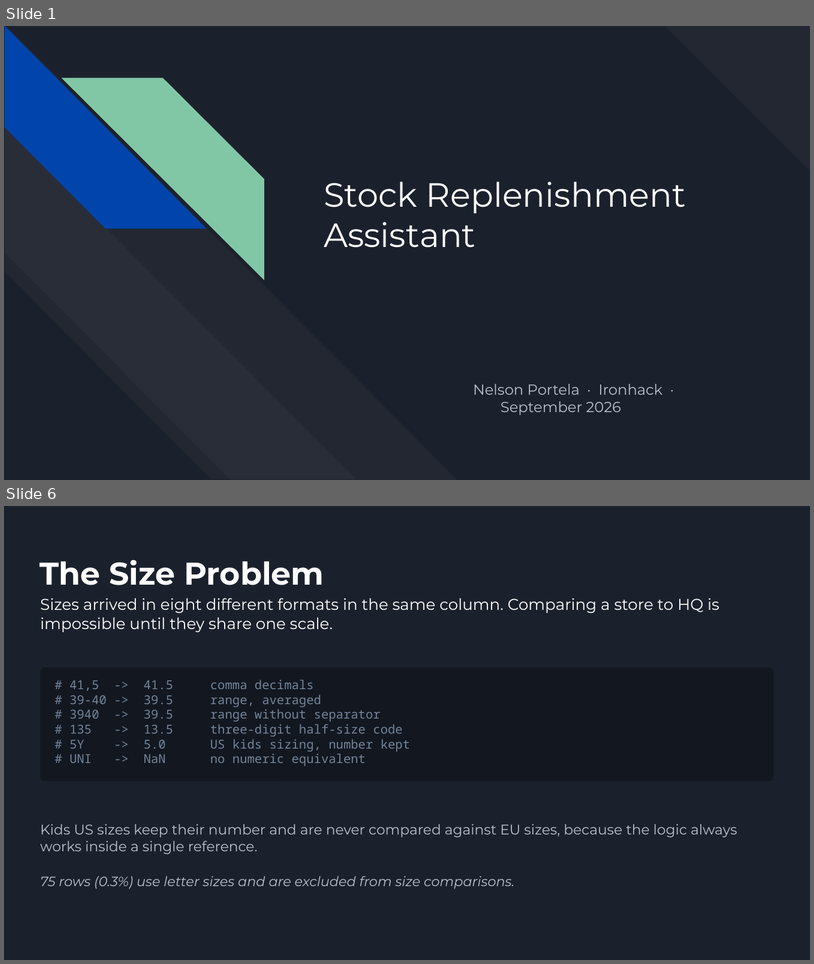
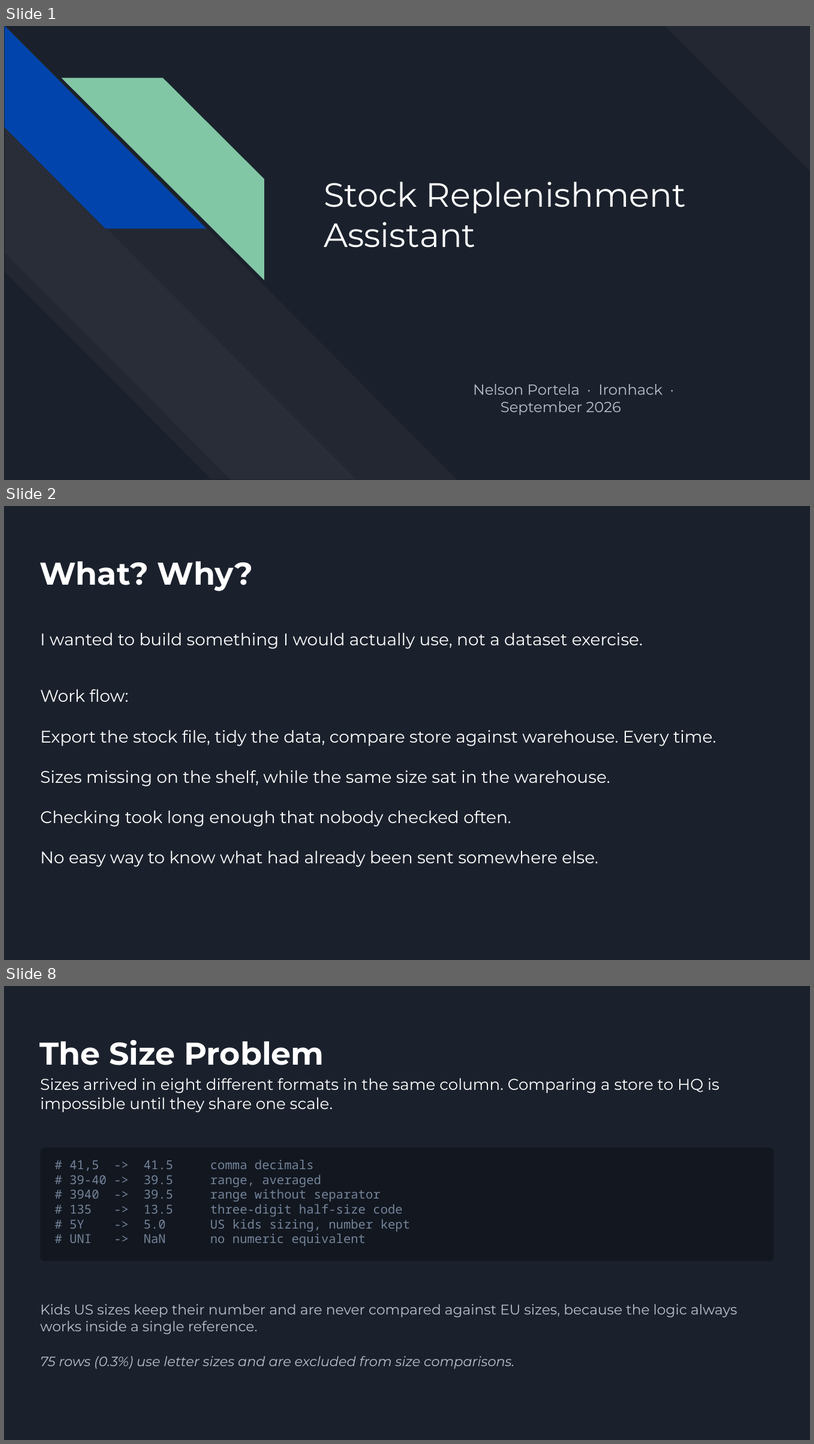
Before and after one commit to nelsonp55/stock-replenishment-assistant, a slide deck: presentation/presentation.pptx. Shown one above the other, each under a label of ours: slides 1 and 6 before the commit, slides 1, 2 and 8 after it; the slides between them are not shown. The pictures are 814x964 and 814x1444 pixels, drawn with LibreOffice and Linux fonts; fonts in the diff are those of the drawing. Boxes give left, top, right and bottom in pixels: in the first picture for what was removed or moved away, otherwise in the second. Text is boxed around its words. In the diff, an @@ line names an element or a change of style, - is before the commit and + after.

```diff
--- a/presentation/presentation.pptx
+++ b/presentation/presentation.pptx
@@ slide 2 added at [4, 506, 810, 960], background #1B212C @@
@@ title added at [39, 561, 254, 591], 28 pt, text #FFFFFF, bold @@
+What? Why?
@@ text added at [40, 633, 643, 649], 15 pt, text #FFFFFF @@
+I wanted to build something I would actually use, not a dataset exercise.
@@ text added at [40, 689, 716, 867], 15 pt, text #FFFFFF @@
+Work flow:
+Export the stock file, tidy the data, compare store against warehouse. Every time.
+Sizes missing on the shelf, while the same size sat in the warehouse.
+Checking took long enough that nobody checked often.
+No easy way to know what had already been sent somewhere else.
@@ what was slide 6 is now slide 8 @@
```
Also in this commit, not shown: 8 slides changed, 4 other slides added, 3 slides removed, 5 other files.
